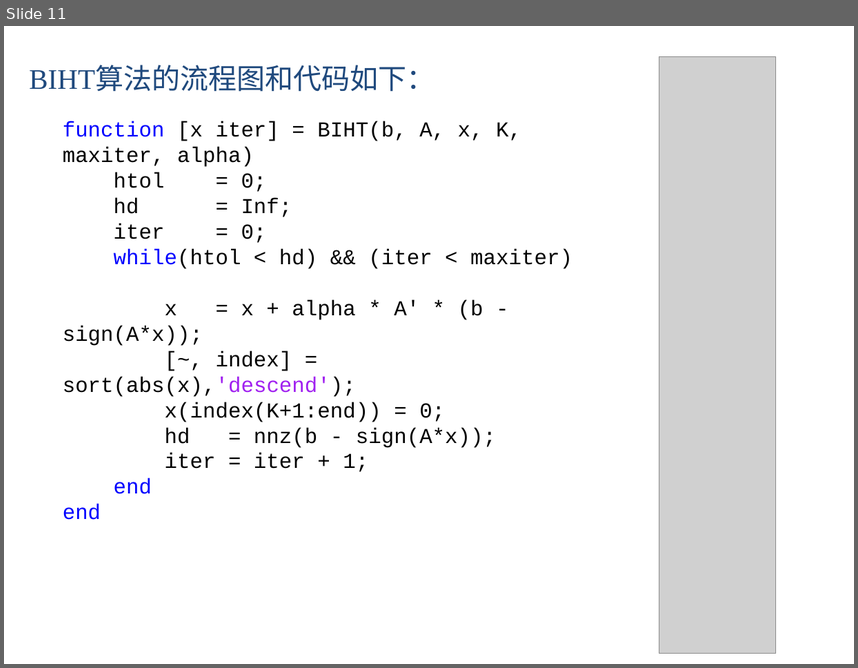
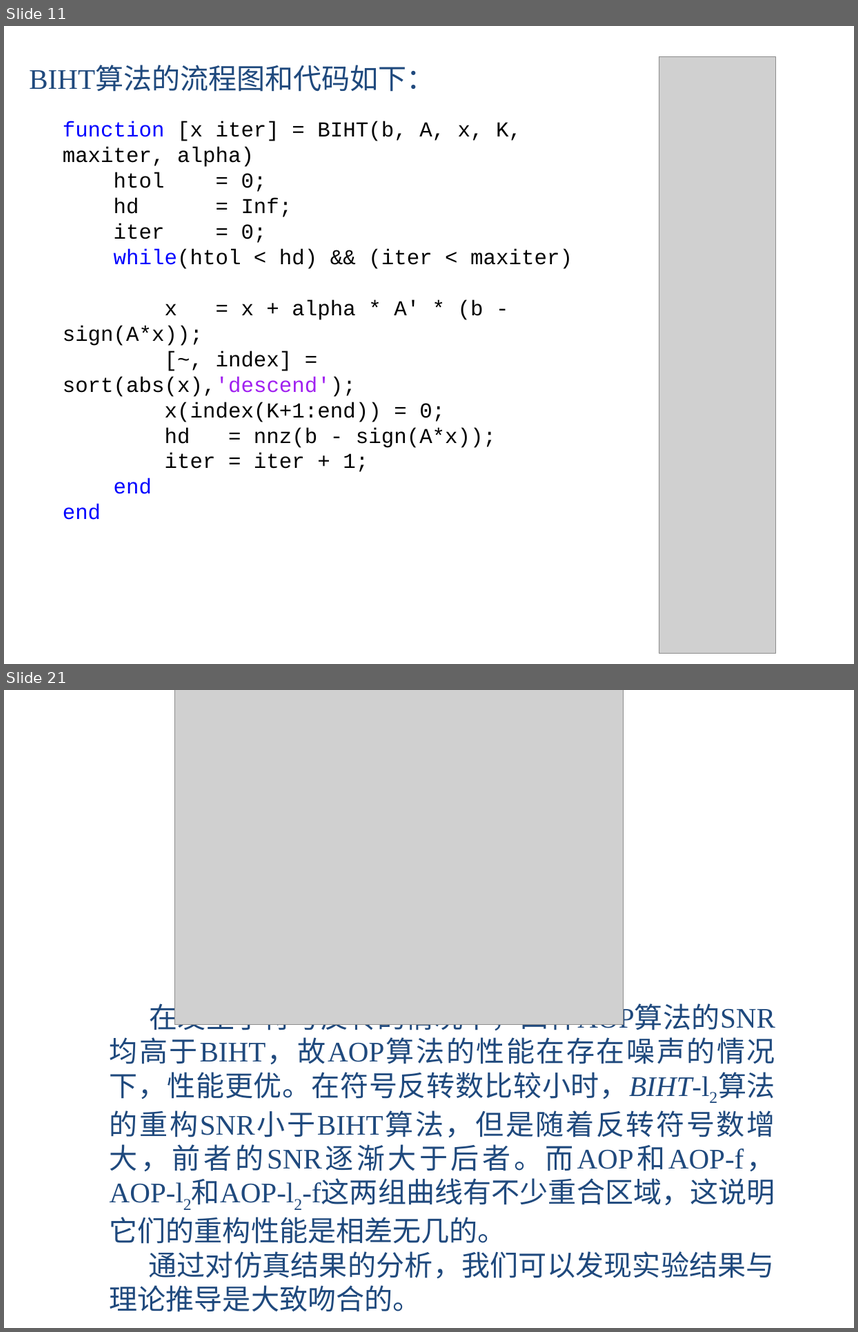
Before and after one commit to cyq7on/MyPaper_Xhu, a slide deck: 答辩.pptx. Shown one above the other, each under a label of ours: slide 11 before the commit, slides 11 and 21 after it; the slides between them are not shown. The pictures are 858x668 and 858x1332 pixels, drawn with LibreOffice and Linux fonts; fonts in the diff are those of the drawing; grey boxes stand for pictures; background and template pictures are left out. Boxes give left, top, right and bottom in pixels: in the first picture for what was removed or moved away, otherwise in the second. Text is boxed around its words. In the diff, an @@ line names an element or a change of style, - is before the commit and + after.

```diff
--- a/答辩.pptx
+++ b/答辩.pptx
@@ slide 21 added at (4,690,854,1328), background picture (left out) @@
@@ picture added at (175,690,624,1025) @@
@@ text added at (110,998,775,1312), 24 pt, text #1F497D @@
+在发生了符号反转的情况下，四种AOP算法的SNR均高于BIHT，故AOP算法的性能在存在噪声的情况下，性能更优。在符号反转数比较小时，BIHT-l2算法的重构SNR小于BIHT算法，但是随着反转符号数增大，前者的SNR逐渐大于后者。而AOP和AOP-f，AOP-l2和AOP-l2-f这两组曲线有不少重合区域，这说明它们的重构性能是相差无几的。
+通过对仿真结果的分析，我们可以发现实验结果与理论推导是大致吻合的。
```
Also in this commit, not shown: 5 slides changed, 6 other slides added, 1 other file.
